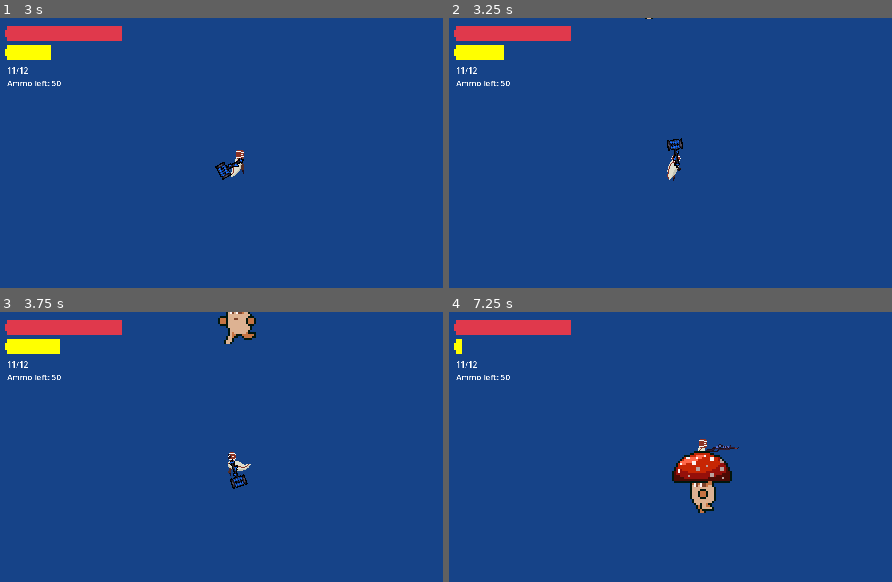
Above: before the commit, frames 1-4 (two rows, left to right).
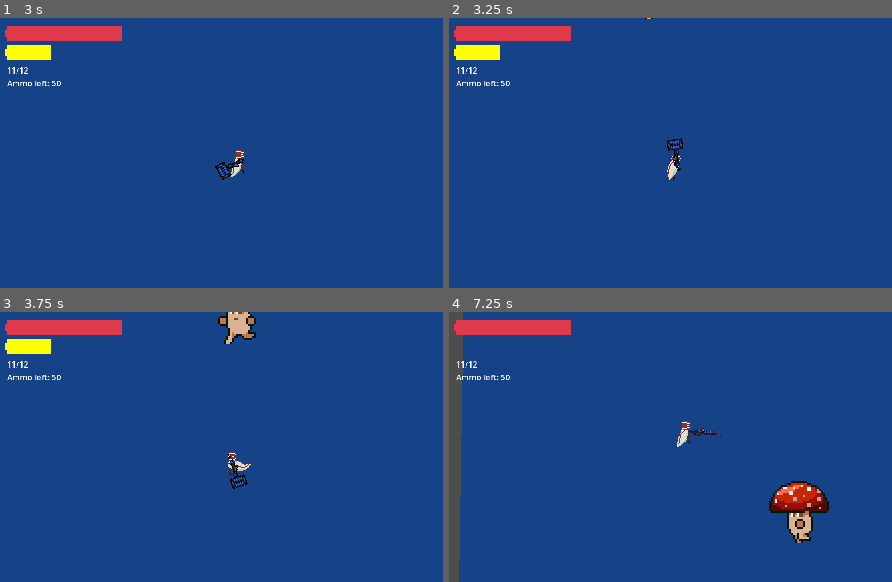
Above: after the commit, the same moments.

Repository: MettallicOnyx/Boss-Rush-Jam-Project
Game: Godot game, scene res://scenes/boss_rush_jam.tscn
Two runs of this game, one before a commit and one after it. Both use one fixed random seed, a clock stepped at 60 frames per second and the inputs below. The engine's default icon, where the game draws it, is replaced by a stand-in: a white triangle on a blue panel in a dark square.
Inputs (mouse positions are in pixels of both pictures, inside the frame that each line leads up to):
- Up to frame 1 (3 s): tap Enter (ui_accept) at 0.5, 0.77, 1.52 s; move the mouse to (345, 139) at 0.52 s; hold D (right) 0.53-1.28 s; tap Shift (dash) at 0.6, 1.55, 2.85 s; click (345, 139) at 0.67 s; tap F (swap_weapon) at 0.8, 1.35, 2.3 s; move the mouse to (146, 166) at 1.27 s; hold S (down) 1.28-2.03 s; move the mouse to (287, 93) at 2.02 s; hold D (right) 2.03-2.78 s; tap E (ability) at 2.1 s; move the mouse to (217, 207) at 2.77 s; hold W (up) from 2.78 s (still down); click (217, 207) at 2.92 s
- Up to frame 2 (3.25 s): keep holding W (up); tap Enter (ui_accept) at 3.02 s
- Up to frame 3 (3.75 s): move the mouse to (385, 487) at 3.52 s; release W (up) at 3.53 s; hold A (left) from 3.53 s (still down); click (385, 487) at 3.6 s
- Up to frame 4 (7.25 s): tap Enter (ui_accept) at 3.77, 4.52, 6.02, 6.77 s; tap F (swap_weapon) at 3.8, 4.35, 5.3, 6.8 s; move the mouse to (546, 406) at 4.27 s; tap Shift (dash) at 4.55, 6.05, 6.6 s; move the mouse to (714, 447) at 5.02 s; release A (left) at 5.03 s; hold S (down) 5.03-5.78 s; hold Q 5.03-5.78 s; click (714, 447) at 5.17 s; move the mouse to (617, 379) at 5.77 s; hold D (right) 5.78-6.53 s; tap Space at 5.85 s; move the mouse to (794, 433) at 6.52 s; hold W (up) from 6.53 s (still down)

Frame 1 is identical in both runs. In frame 2, less than 0.1% of the frame differs, in the area x 11-13%, y 10-16%; in frame 3, 0.1%; in frame 4, 6.8%, in the area x 0-86%, y 0-100%.

Commit message:
stamina bar fix

Diff:
--- a/scenes/UI/stamina_bar.tscn
+++ b/scenes/UI/stamina_bar.tscn
@@ -15,3 +15,7 @@
 texture_progress = ExtResource("1_bh8r5")
 tint_progress = Color(27.624, 100, 0, 1)
 script = ExtResource("2_hde5w")
+
+[node name="Recharge Timer" type="Timer" parent="."]
+wait_time = 3.0
+one_shot = true
--- a/scenes/boss_rush_jam.tscn
+++ b/scenes/boss_rush_jam.tscn
@@ -133,5 +133,6 @@
 [node name="Mantis" parent="." instance=ExtResource("17_vvk1y")]
 position = Vector2(567, 147)
 
+[connection signal="dashed" from="Player" to="CanvasLayer/StaminaBar" method="_on_player_dashed"]
 [connection signal="timeout" from="Test Enemy/ProjectileSpawner/ShootTimer" to="Test Enemy/ProjectileSpawner" method="_on_shoot_timer_timeout"]
 [connection signal="timeout" from="Test Enemy/ProjectileSpawner/SequenceTimer" to="Test Enemy/ProjectileSpawner" method="_on_sequence_timer_timeout"]
--- a/scenes/levels/base_level.tscn
+++ b/scenes/levels/base_level.tscn
@@ -33,3 +33,5 @@
 [node name="Player" parent="." instance=ExtResource("1_x0b7v")]
 unique_name_in_owner = true
 position = Vector2(-60, 76)
+
+[connection signal="dashed" from="Player" to="CanvasLayer/StaminaBar" method="_on_player_dashed"]
--- a/scripts/UI/stamina_bar.gd
+++ b/scripts/UI/stamina_bar.gd
@@ -1,22 +1,26 @@
 extends TextureProgressBar
 
 @export var regenerate_time: float = 0.2
-@export var regenerate_delay: float = 3.0
 
 @onready var player: Player = %Player
+@onready var regen_timer: Timer = $"Recharge Timer"
 var is_regen: bool = false
 
 func _process(delta: float) -> void:
-	value = player.stamina
 
-	if !player.is_dashing && !is_regen:
-		await get_tree().create_timer(regenerate_delay).timeout
-		is_regen = true
-	else:
+	if is_regen && !player.is_dashing:
+		regenerate(delta)
+
+	if player.is_dashing:
 		is_regen = false
 
-	if is_regen:
-		regenerate(delta)
+	value = player.stamina
 
 func regenerate(delta: float) -> void:
 	player.stamina = lerpf(player.stamina, 100.0, delta * regenerate_time)
+
+
+func _on_player_dashed() -> void:
+	regen_timer.start()
+	await regen_timer.timeout
+	is_regen = true
--- a/scripts/player/player.gd
+++ b/scripts/player/player.gd
@@ -1,6 +1,8 @@
 extends CharacterBody2D
 
 class_name Player
+
+signal dashed
 
 @export var speed = 100
 @export var accel = 10
@@ -54,7 +56,10 @@
 
 		# Check if dash is complete
 	if global_position.distance_to(dash_target) < 1.0 or global_position.distance_to(dash_start_position) >= dash_distance:
-		is_dashing = false
+		if is_dashing:
+			dashed.emit()
+			is_dashing = false
+
 
 	velocity = velocity.move_toward(direction * speed, accel)
 
@@ -76,6 +81,7 @@
 		dash_target = global_position + direction * dash_distance
 		stamina -= dash_stamina_cost
 		is_dashing = true
+		print("dash")
 
 func handle_animation(direction, is_flipped, animation_name):
 		current_dir = direction
@@ -93,7 +99,6 @@
 	for weapon in weapon_list:
 		weapon.process_mode = Node.PROCESS_MODE_DISABLED
 		weapon.visible = false
-		print(weapon)
 
 	weapon_list[weapon_index].process_mode = Node.PROCESS_MODE_INHERIT
 	weapon_list[weapon_index].visible = true;
